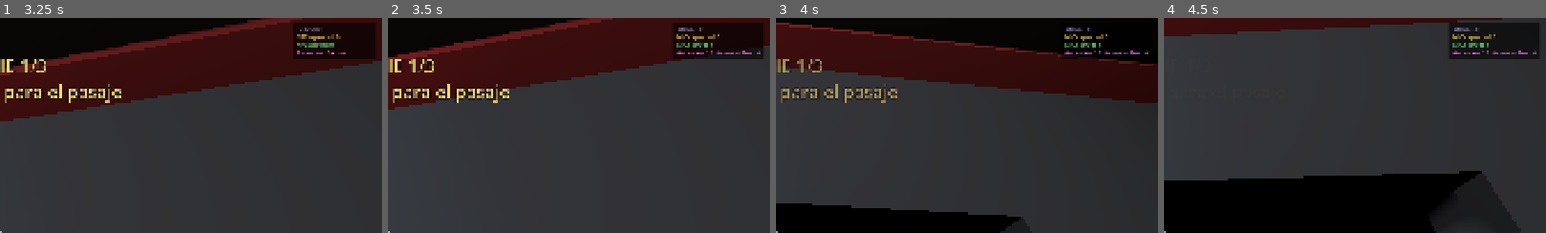
Above: before the commit, frames 1-4 (left to right).
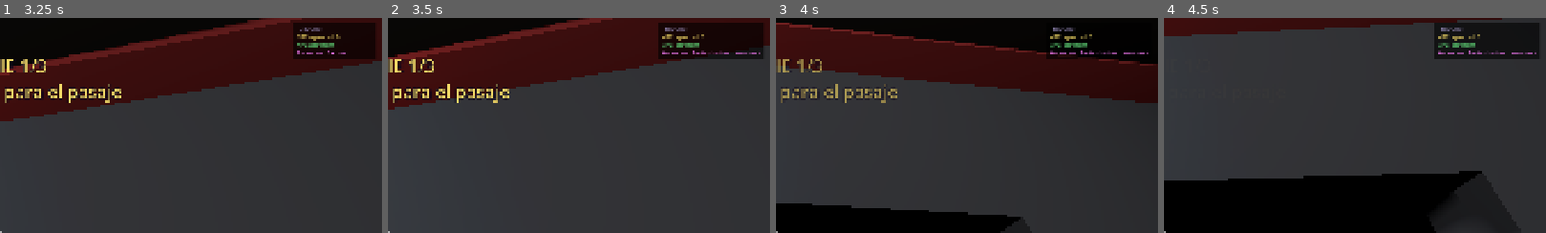
Above: after the commit, the same moments.

Repository: smfabiann/empanadas
Game: Godot game, scene res://scenes/ui/MainMenu.tscn
The game is run twice, just before and just after one commit, with the same random seed, the same clock (stepped at 60 frames per second) and the same inputs. The engine's default icon, where the game draws it, is replaced by a stand-in: a white triangle on a blue panel in a dark square.
Inputs (mouse positions are % of the whole screen's width and height, from its top left):
- Up to frame 1 (3.25 s): click "JUGAR" at 0.5 s; click "ABRIR EL LOCAL (NOCHE 1)" at 1.25 s; tap Enter at 2 s; move the mouse to (55, 50) at 2.02 s; hold Q (drop_item) 2.03-2.78 s; hold W from 2.03 s (still down); tap Space (jump) at 2.27, 3.02 s; move the mouse to (45, 50) at 2.77 s; tap E (interact) at 2.85 s
- Up to frame 2 (3.5 s): keep holding W
- Up to frame 3 (4 s): keep holding W; move the mouse to (52, 48) at 3.52 s; hold Shift (sprint) from 3.53 s (still down)
- Up to frame 4 (4.5 s): keep holding W; move the mouse to (49, 52) at 4.27 s; release Shift (sprint) at 4.28 s; tap F at 4.35 s
The pictures show only the part of the screen within x 50-100%, y 0-50%; the shares and areas given below are measured in that part.

Frame 1 is identical in both runs. In frame 2, 1.2% of the frame differs, in the area x 70-98%, y 2-20%; in frame 3, 0.9%; in frame 4, 1.2%.

Commit message:
documentacion de anomalias

Diff:
--- a/scenes/Main.tscn
+++ b/scenes/Main.tscn
@@ -17,7 +17,6 @@
 [ext_resource type="Script" uid="uid://dine3e1ujv6i7" path="res://scripts/anomalies/AnomaliesManager.gd" id="9_anomalies_manager"]
 [ext_resource type="PackedScene" path="res://scenes/Bed.tscn" id="11_bb450"]
 [ext_resource type="Script" uid="uid://hx502d73tbjj" path="res://scripts/anomalies/AnomalyData.gd" id="14_3p2gp"]
-[ext_resource type="Resource" path="res://resources/anomalies/glitch_sprite_anomaly.tres" id="15_cvmbd"]
 [ext_resource type="Script" uid="uid://djv60iak8lud6" path="res://scripts/Main.gd" id="16_main"]
 [ext_resource type="Resource" path="res://resources/anomalies/aware.tres" id="17_aware"]
 [ext_resource type="PackedScene" uid="uid://10pgshgdr0ub" path="res://scenes/map/ChemicalToilet.tscn" id="18_toilet"]
@@ -399,7 +398,7 @@
 script = ExtResource("9_anomalies_manager")
 random_anomaly_chance = 0.7
 max_concurrent_anomalies = 3
-registered_anomalies = Array[ExtResource("14_3p2gp")]([ExtResource("15_cvmbd"), ExtResource("17_aware"), ExtResource("21_cctv_lurker") …(179 unchanged characters)…
+registered_anomalies = Array[ExtResource("14_3p2gp")]([ExtResource("17_aware"), ExtResource("21_cctv_lurker") …(179 unchanged characters)…
 
 [node name="CCTVZones" type="Node3D" parent="." unique_id=1161441138]
 
Not shown, added: docs/anomalies_catalog.md
Not shown, changed: docs/anomalies_workflow.md
Not shown, changed: scripts/anomalies/README.md
